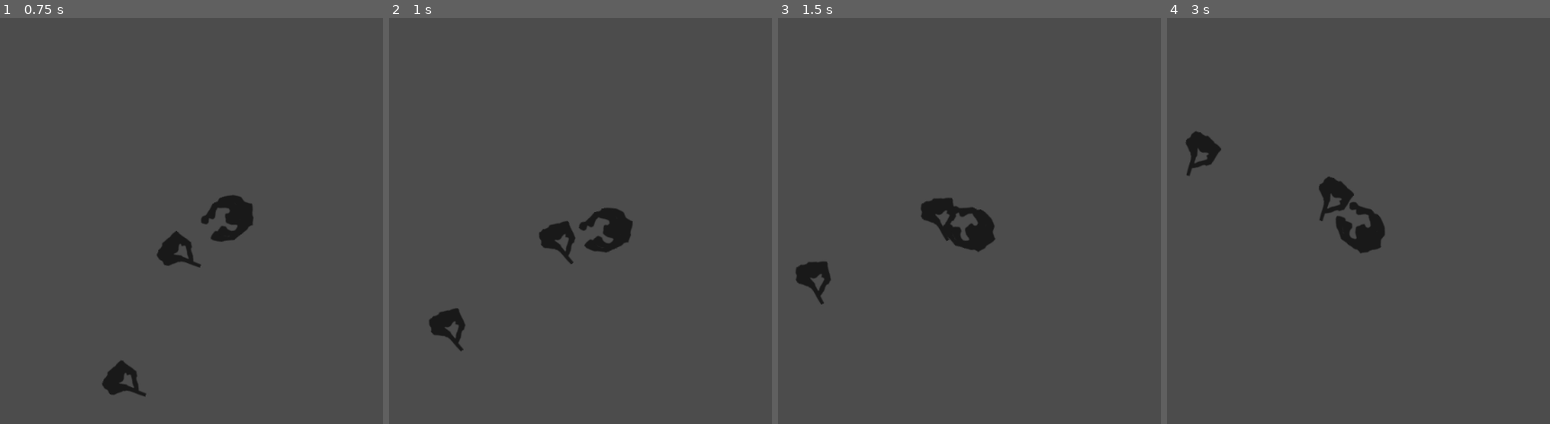
Above: before the commit, frames 1-4 (left to right).
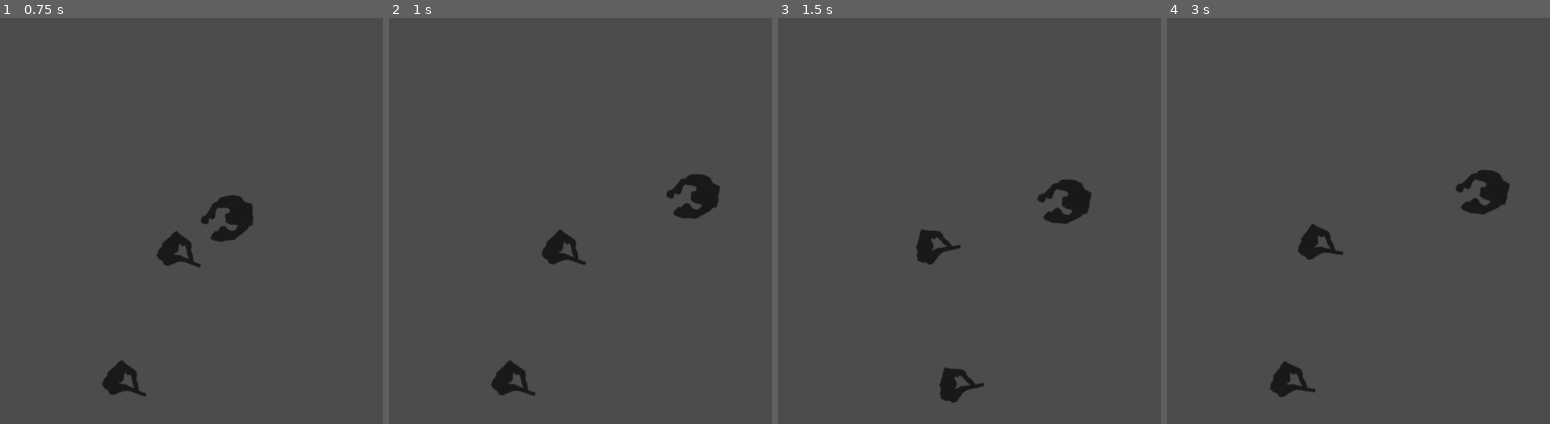
Above: after the commit, the same moments.

Repository: WisartArfun/GameJamSoi2019-16-02
Game: Godot game, scene res://Root.tscn
Same seed, same stepped clock (60 frames per second), same inputs: the game is played once before the commit and once after it.
Inputs:
- Up to frame 1 (0.75 s): hold Up (ui_up) from 0.53 s (still down)
- Up to frame 2 (1 s): keep holding Up (ui_up)
- Up to frame 3 (1.5 s): release Up (ui_up) at 1.28 s; hold Down (ui_down) from 1.28 s (still down)
- Up to frame 4 (3 s): release Down (ui_down) at 2.03 s; hold Up (ui_up) from 2.03 s (still down)

Frame 1 is identical in both runs. In frame 2, 3.3% of the frame differs, in the area x 10-87%, y 38-94%; in frame 3, 3.6%; in frame 4, 3.7%, in the area x 4-90%, y 27-94%.

Commit message:
game resets

Diff:
--- a/Root.tscn
+++ b/Root.tscn
@@ -4,13 +4,13 @@
 [ext_resource path="res://Graphics/zombie.png" type="Texture" id=2]
 [ext_resource path="res://Scripts/Player.tscn" type="PackedScene" id=3]
 
-[node name="Root" type="Node"]
+[node name="Root" type="Node" index="0"]
 
 [node name="Zombie" parent="." index="0" instance=ExtResource( 1 )]
 
 position = Vector2( 761, 244 )
 
-[node name="zombie" type="Sprite" parent="Zombie" index="3"]
+[node name="zombie" type="Sprite" parent="Zombie" index="2"]
 
 position = Vector2( 1, 4 )
 texture = ExtResource( 2 )
--- a/Scripts/Player.gd
+++ b/Scripts/Player.gd
@@ -12,7 +12,17 @@
 		move_vec = Vector2(cos(global_rotation), sin(global_rotation)) * 200 * ROT_SPEED
 	elif Input.is_action_pressed("ui_down"):
 		global_rotation -= ROT_SPEED * delta
-	move_and_collide(move_vec * delta)
+	var collision = move_and_collide(move_vec * delta)
+	if collision:
+		print(collision.collider.get_name())
+		if collision.collider.get_name() == "Zombie":
+			kill()
+		#collision.collider.die()
+
+
+	#var collider1 = get_node("coll_player1")
+	#if collider1.one_way_collision()
+	#	kill()
 
 func kill():
 	get_tree().reload_current_scene()
--- a/Scripts/Player.tscn
+++ b/Scripts/Player.tscn
@@ -6,7 +6,7 @@
 [sub_resource type="CircleShape2D" id=1]
 
 custom_solver_bias = 0.0
-radius = 20.0
+radius = 18.8319
 
 [sub_resource type="CircleShape2D" id=2]
 
@@ -17,11 +17,10 @@
 
 custom_solver_bias = 0.0
 normal = Vector2( 0, -1 )
-d = 0.0
+d = 6.45403
 
 [node name="Player" type="KinematicBody2D"]
 
-editor/display_folded = true
 input_pickable = false
 collision_layer = 1
 collision_mask = 1
@@ -30,6 +29,8 @@
 
 [node name="coll_player1" type="CollisionShape2D" parent="." index="0"]
 
+position = Vector2( -2.97625, 0 )
+scale = Vector2( 1.1294, 1 )
 shape = SubResource( 1 )
 _sections_unfolded = [ "Transform" ]
 
@@ -40,7 +41,7 @@
 
 [node name="coll_player2" type="CollisionShape2D" parent="." index="2"]
 
-position = Vector2( 0, 200 )
+position = Vector2( -5.70153, 200 )
 shape = SubResource( 2 )
 _sections_unfolded = [ "Transform" ]
 
@@ -52,7 +53,8 @@
 
 [node name="CollisionShape2D" type="CollisionShape2D" parent="." index="4"]
 
-position = Vector2( 0, 100 )
+position = Vector2( -16.4871, 104.176 )
 rotation = 1.5708
+scale = Vector2( 0.996924, 0.498967 )
 shape = SubResource( 3 )
 _sections_unfolded = [ "Transform" ]
--- a/Scripts/Zombie.gd
+++ b/Scripts/Zombie.gd
@@ -17,7 +17,7 @@
 	global_rotation = atan2(vec_to_player.y, vec_to_player.x)
 	move_and_collide(vec_to_player * MOVE_SPEED * delta)
 
-func kill():
+func die():
 	queue_free()
 
 func set_player(p):
